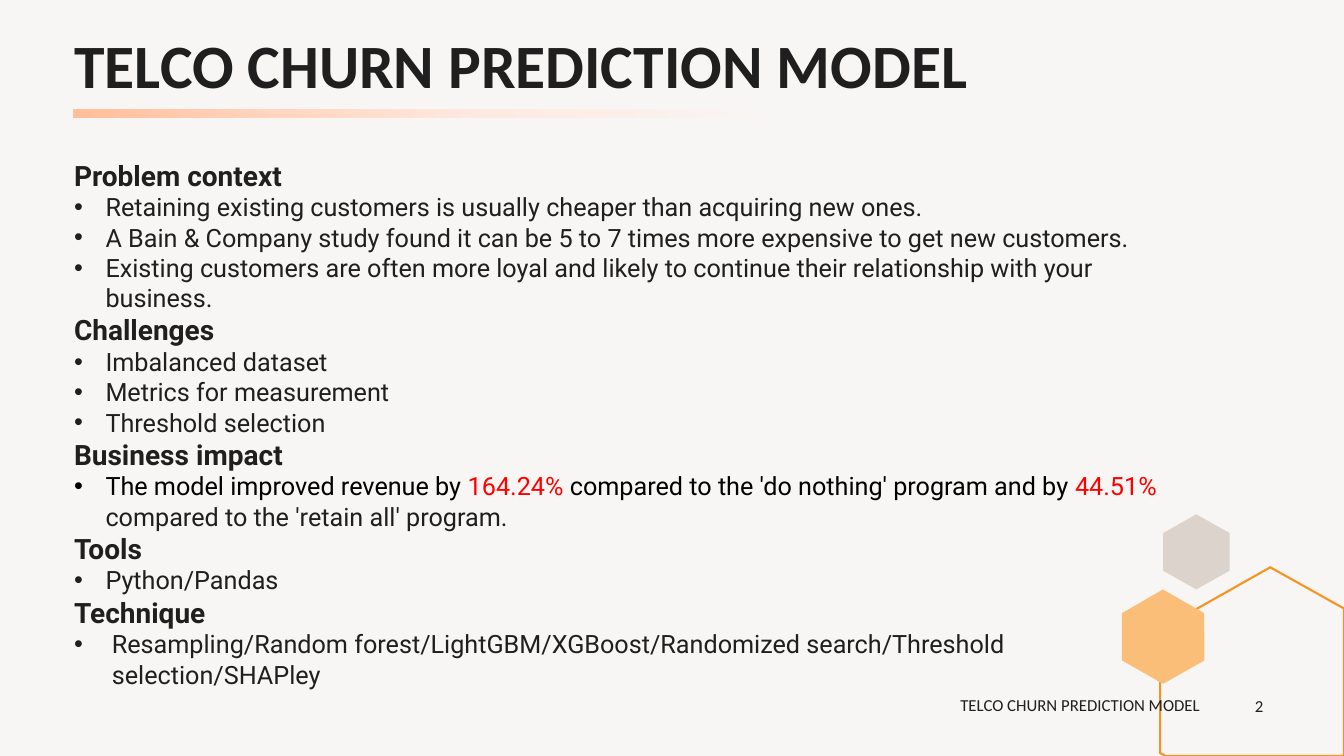
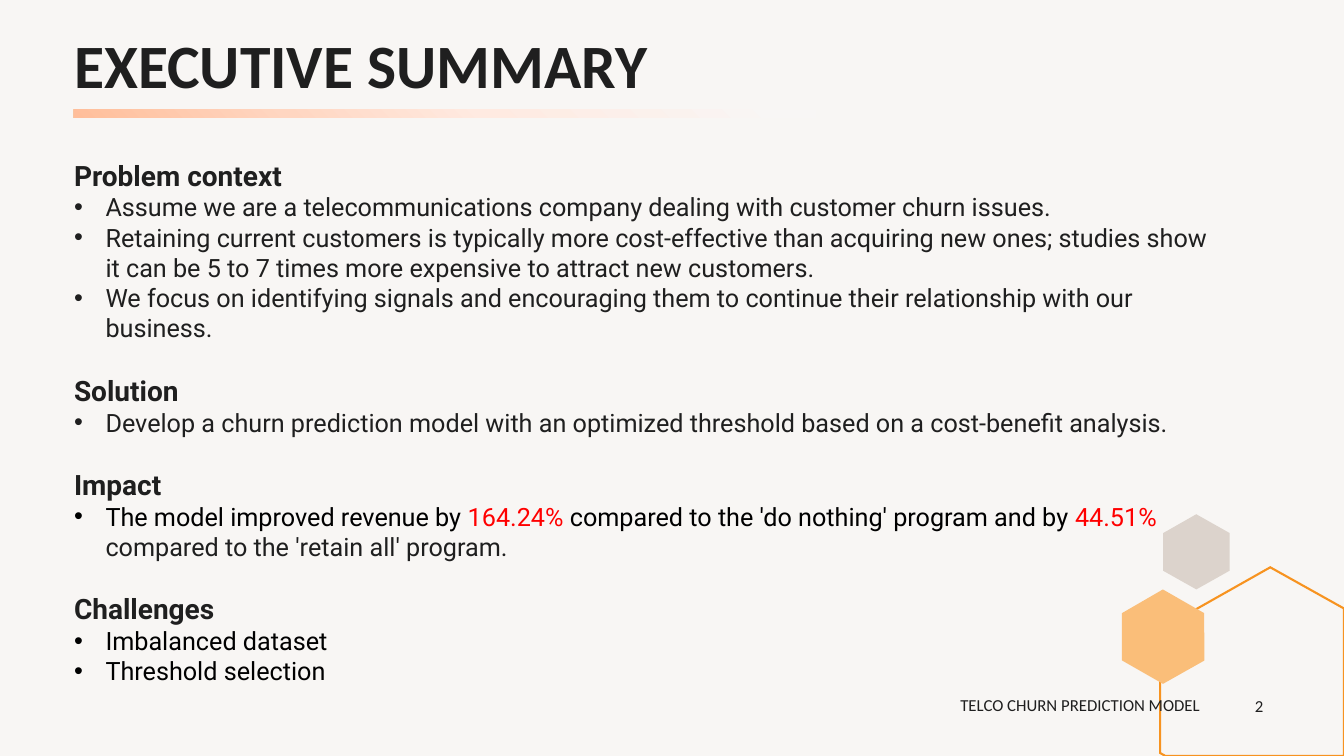
Before and after one commit to peerapat-t/Data-science-project, a slide deck: slide 2 of Telco-churn-prediction/Telco churn prediction.pptx. Drawn at 1344x756 pixels with LibreOffice and Linux fonts; fonts in the diff are those of the drawing. Boxes give left, top, right and bottom in pixels: in the first picture for what was removed or moved away, otherwise in the second. Text is boxed around its words. In the diff, an @@ line names an element or a change of style, - is before the commit and + after.

```diff
--- a/Telco-churn-prediction/Telco churn prediction.pptx
+++ b/Telco-churn-prediction/Telco churn prediction.pptx
@@ title at (74, 47, 647, 89): text changed @@
-TELCO CHURN PREDICTION MODEL
+EXECUTIVE SUMMARY
@@ text at (74, 197, 1207, 562): text changed @@
-• Retaining existing customers is usually cheaper than acquiring new ones.
-• A Bain & Company study found it can be 5 to 7 times more expensive to get new customers.
-• Existing customers are often more loyal and likely to continue their relationship with your business.
+• Assume we are a telecommunications company dealing with customer churn issues.
+• Retaining current customers is typically more cost-effective than acquiring new ones; studies show it can be 5 to 7 times more expensive to attract new customers.
+• We focus on identifying signals and encouraging them to continue their relationship with our business.
+Solution
+• Develop a churn prediction model with an optimized threshold based on a cost-benefit analysis.
+Impact
+• The model improved revenue by 164.24% compared to the 'do nothing' program and by 44.51% compared to the 'retain all' program.
@@ text at (106, 382, 389, 402): paragraph removed @@
-• Metrics for measurement
@@ text at (74, 444, 1157, 690): paragraphs removed @@
-Business impact
-• The model improved revenue by 164.24% compared to the 'do nothing' program and by 44.51% compared to the 'retain all' program.
-Tools
-• Python/Pandas
-Technique
-• Resampling/Random forest/LightGBM/XGBoost/Randomized search/Threshold selection/SHAPley
@@ text at (106, 631, 327, 681): text colour #1F1F1F to #000000 in "Imbalanced dataset", "Threshold selection" @@
```
Also in this commit, not shown: 7 other slides changed, 1 slide added, 2 slides removed, 4 other files.
